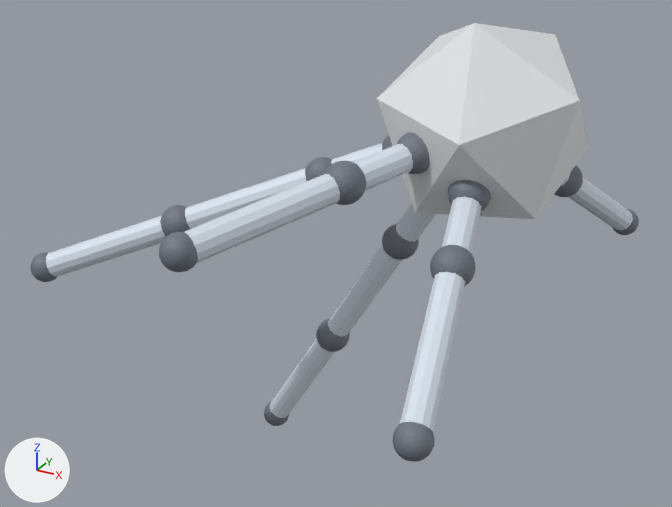
One commit to the glTF model models/g0_33222_1_abs.glb: the scene before it, then after it.
The view is the same before and after, from a 50 mm camera at (0.216, -0.611, 0.501) aimed at (-0.116, -0.007, 0.199). Arrows for +X, +Y and +Z are at lower left; the lights stay in place. The first picture is the older version.

Objects in the first picture: 'geom_0', 'geom_11', 'geom_12', 'geom_14', 'geom_16', 'geom_17', 'geom_21', 'geom_23', 'geom_28', 'geom_4', 'geom_6', 'geom_9' and 15 more.
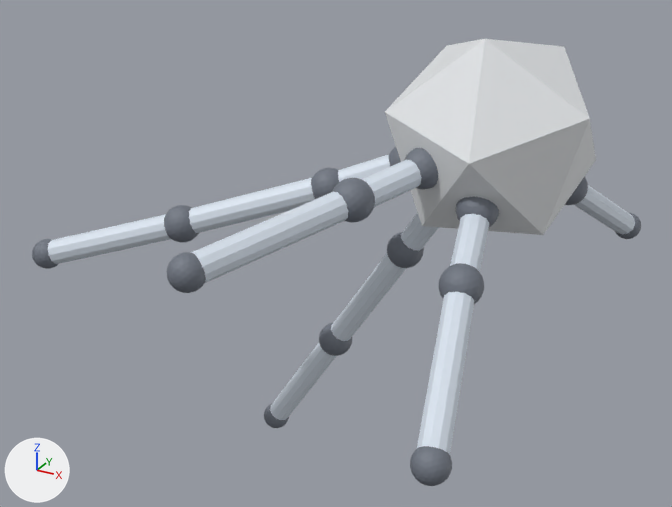
Not drawn themselves, but carrying or shaping drawn objects: ob_body, ob_leg_0, ob_seg_0_1, ob_seg_0_2, ob_leg_2, ob_seg_2_1, ob_leg_3, ob_seg_3_1, ob_leg_1, ob_seg_1_1, ob_seg_1_2, ob_seg_4_1.

Edits to the bpy script that builds the scene:
```text
Change ob_body:
    ob_body.location: (0.0, -0.321, 0.0) -> (0.00769, -0.314, -0.00371)
    ob_body.rotation_euler: (-2.203, -0.153, -0.0776) -> (-2.173, -0.161, -0.0577)  # degrees (-126, -8.8, -4.4) -> degrees (-125, -9.2, -3.3)
Change ob_leg_0:
    ob_leg_0.location: (-0.0334, -0.267, 0.00227) -> (-0.027, -0.261, -0.000295)
    ob_leg_0.rotation_euler: (0.167, 1.787, -2.425) -> (0.241, 1.798, -2.327)  # degrees (9.6, 102, -139) -> degrees (14, 103, -133)
Change ob_seg_0_1:
    ob_seg_0_1.location: (-0.0649, -0.216, 0.00441) -> (-0.0598, -0.21, 0.00293)
    ob_seg_0_1.rotation_euler: (0.167, 1.787, -2.425) -> (0.239, 1.798, -2.327)  # degrees (9.6, 102, -139) -> degrees (14, 103, -133)
Change ob_seg_0_2:
    ob_seg_0_2.location: (-0.128, -0.114, 0.00869) -> (-0.126, -0.11, 0.00932)
    ob_seg_0_2.rotation_euler: (0.167, 1.787, -2.425) -> (0.122, 1.793, -2.447)  # degrees (9.6, 102, -139) -> degrees (7, 103, -140)
Change ob_leg_2:
    ob_leg_2.location: (0.0108, -0.287, -0.0528) -> (0.0182, -0.278, -0.0554)
    ob_leg_2.rotation_euler: (1.752, 0.567, -1.55) -> (1.736, 0.603, -1.571)  # degrees (100, 32, -89) -> degrees (99, 35, -90)
Change ob_seg_2_1:
    ob_seg_2_1.location: (0.0209, -0.255, -0.103) -> (0.0281, -0.245, -0.104)
    ob_seg_2_1.rotation_euler: (1.752, 0.567, -1.55) -> (1.773, 0.602, -1.571)  # degrees (100, 32, -89) -> degrees (102, 34, -90)
Change ob_leg_3:
    ob_leg_3.location: (-0.0278, -0.311, -0.0563) -> (-0.0197, -0.303, -0.06)
Change ob_seg_3_1:
    ob_seg_3_1.location: (-0.054, -0.301, -0.109) -> (-0.0456, -0.292, -0.113)
    ob_seg_3_1.rotation_euler: (1.11, 0.152, -1.625) -> (1.096, 0.175, -1.61)  # degrees (64, 8.7, -93) -> degrees (63, 10, -92)
Change ob_leg_1:
    ob_leg_1.location: (-0.0551, -0.298, -0.0223) -> (-0.0477, -0.292, -0.026)
Change ob_seg_1_1:
    ob_seg_1_1.location: (-0.107, -0.277, -0.0433) -> (-0.1, -0.271, -0.0469)
    ob_seg_1_1.rotation_euler: (0.62, 0.923, -1.443) -> (0.567, 0.931, -1.423)  # degrees (36, 53, -83) -> degrees (32, 53, -82)
Change ob_seg_1_2:
    ob_seg_1_2.location: (-0.211, -0.234, -0.0854) -> (-0.208, -0.235, -0.0854)
    ob_seg_1_2.rotation_euler: (0.62, 0.923, -1.443) -> (0.542, 0.931, -1.423)  # degrees (36, 53, -83) -> degrees (31, 53, -82)
Change ob_seg_4_1:
    ob_seg_4_1.location: (0.0346, -0.255, 0.0988) -> (0.0397, -0.25, 0.0973)
    ob_seg_4_1.rotation_euler: (-1.394, 0.623, 1.382) -> (-1.358, 0.581, 1.481)  # degrees (-80, 36, 79) -> degrees (-78, 33, 85)
```

Location of each change, [x1, y1, x2, y2] in pixels of the pictures (672 x 507 px):
'geom_0', moved, turned
    before: [377, 23, 589, 219]
    after: [385, 39, 596, 235]
'geom_16', moved, turned
    before: [184, 174, 340, 263]
    after: [191, 192, 348, 283]
'geom_11', moved, turned
    before: [400, 272, 465, 431]
    after: [417, 291, 474, 455]
'geom_21', moved, turned
    before: [185, 168, 307, 229]
    after: [189, 178, 315, 233]
'geom_23', moved, turned
    before: [46, 216, 166, 276]
    after: [48, 214, 171, 264]
'geom_4', moved, turned
    before: [328, 245, 403, 337]
    after: [331, 254, 406, 341]
'geom_14', moved
    before: [353, 144, 413, 191]
    after: [362, 159, 422, 207]
'geom_12', moved, turned
    before: [392, 422, 435, 462]
    after: [410, 446, 452, 486]
'geom_9', moved, turned
    before: [442, 196, 482, 253]
    after: [450, 213, 489, 272]
'geom_10', moved, turned
    before: [430, 245, 476, 287]
    after: [439, 263, 484, 304]
'geom_6', moved, turned
    before: [270, 338, 335, 418]
    after: [270, 343, 336, 420]
'geom_17', moved, turned
    before: [159, 232, 198, 272]
    after: [166, 252, 206, 293]
'geom_15', moved, turned
    before: [323, 161, 366, 205]
    after: [332, 178, 375, 223]
'geom_28', moved, turned
    before: [569, 178, 633, 230]
    after: [575, 185, 635, 234]
'geom_8', moved, turned
    before: [448, 180, 491, 212]
    after: [456, 197, 499, 227]
'geom_13', moved
    before: [396, 133, 430, 174]
    after: [404, 148, 438, 189]
'geom_2', moved, turned
    before: [396, 203, 436, 242]
    after: [401, 213, 439, 251]
'geom_3', moved, turned
    before: [382, 224, 419, 260]
    after: [387, 232, 424, 268]
'geom_19', moved
    before: [331, 143, 382, 164]
    after: [338, 155, 390, 182]
'geom_22', moved, turned
    before: [160, 205, 190, 236]
    after: [164, 205, 199, 243]
'geom_20', moved, turned
    before: [305, 157, 332, 181]
    after: [311, 168, 339, 199]
'geom_5', moved, turned
    before: [316, 319, 350, 352]
    after: [319, 323, 352, 356]
'geom_24', moved, turned
    before: [30, 252, 58, 282]
    after: [32, 239, 58, 269]
'geom_27', moved, turned
    before: [554, 166, 583, 197]
    after: [565, 176, 588, 205]
'geom_29', moved, turned
    before: [612, 209, 639, 235]
    after: [615, 212, 641, 239]
'geom_7', moved, turned
    before: [264, 401, 289, 426]
    after: [264, 404, 289, 428]
'geom_18', moved (mostly hidden)
    before: [382, 135, 392, 150]
    after: [389, 147, 401, 167]
